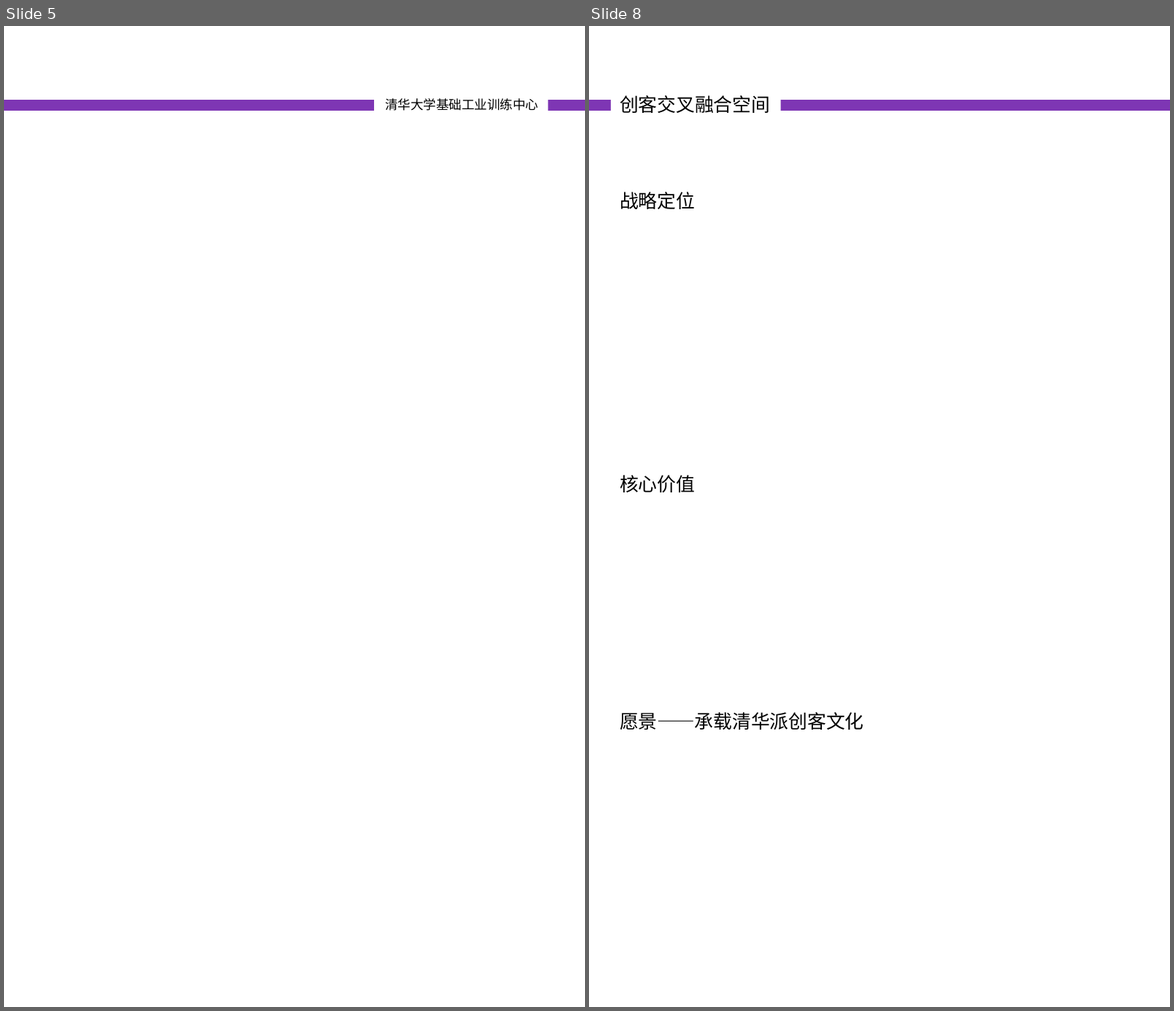
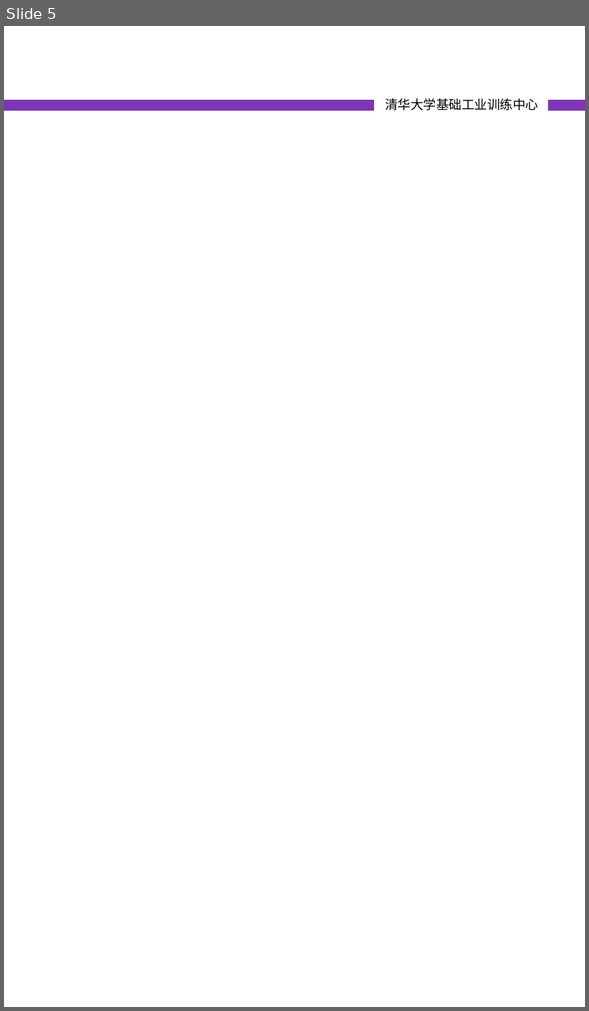
Before and after one commit to woodyme/i.center_my_workzone, a slide deck: 训练中心创客交叉融合空间建设/doc/创客交叉融合空间宣传册.pptx. Shown side by side, each under a label of ours: slides 5 and 8 before the commit, slide 5 after it; the slides between them are not shown. The pictures are 1174x1011 and 589x1011 pixels, drawn with LibreOffice and Linux fonts; fonts in the diff are those of the drawing. Boxes give left, top, right and bottom in pixels: in the first picture for what was removed or moved away, otherwise in the second. Text is boxed around its words. In the diff, an @@ line names an element or a change of style, - is before the commit and + after.

Commit message:
update 交叉融合空间宣传册

```diff
--- a/训练中心创客交叉融合空间建设/doc/创客交叉融合空间宣传册.pptx
+++ b/训练中心创客交叉融合空间建设/doc/创客交叉融合空间宣传册.pptx
@@ slide 8 removed at [589, 26, 1170, 1007], background #FFFFFF; not listed: 1 template element that a slide beside it also shows @@
@@ text removed at [620, 95, 770, 113] @@
-创客交叉融合空间
@@ text removed at [620, 192, 695, 209] @@
-战略定位
@@ text removed at [620, 475, 695, 492] @@
-核心价值
@@ text removed at [620, 712, 863, 730] @@
-愿景——承载清华派创客文化
```
Also in this commit, not shown: 5 slides changed, 8 slides added, 2 other slides removed, 1 other file.
